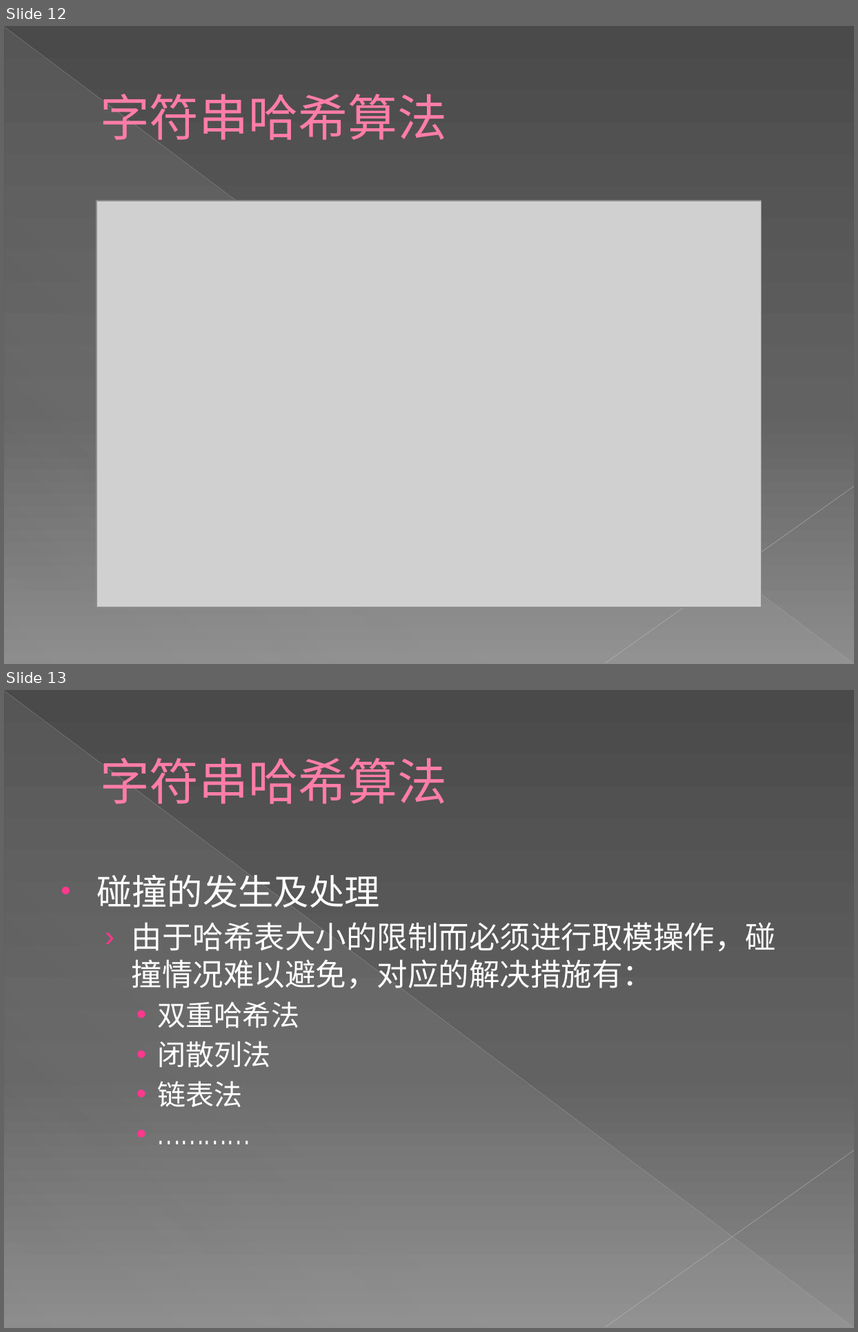
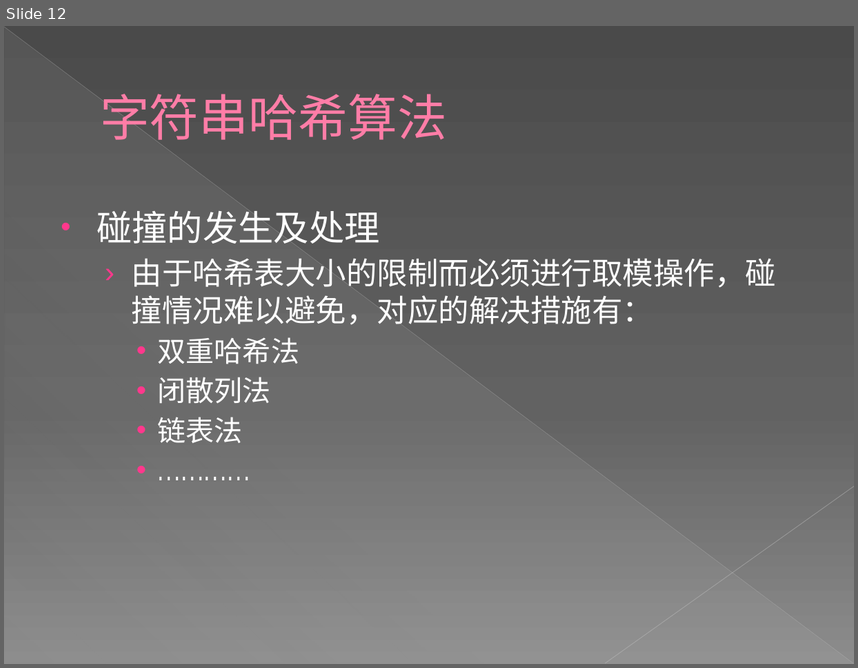
Before and after one commit to Eriri/Acm_Standard_Algorithm_Repository, a slide deck: 新建 Microsoft PowerPoint 演示文稿 (2).pptx. Shown one above the other, each under a label of ours: slides 12 and 13 before the commit, slide 12 after it. The pictures are 858x1332 and 858x668 pixels, drawn with LibreOffice and Linux fonts; fonts in the diff are those of the drawing; grey boxes stand for pictures. Boxes give left, top, right and bottom in pixels: in the first picture for what was removed or moved away, otherwise in the second. Text is boxed around its words. In the diff, an @@ line names an element or a change of style, - is before the commit and + after.

```diff
--- a/新建 Microsoft PowerPoint 演示文稿 (2).pptx
+++ b/新建 Microsoft PowerPoint 演示文稿 (2).pptx
@@ slide 12 removed at [4,26,854,664], background gradient #4A4A4A to #626262 to #8C8C8C; not listed: 3 template elements that a slide beside it also shows @@
@@ title removed at [100,94,447,140] @@
-字符串哈希算法
@@ picture removed at [96,201,762,606] @@
@@ what was slide 13 is now slide 12 @@
```
Also in this commit, not shown: 3 slides changed, 21 slides added, 4 other slides removed.
